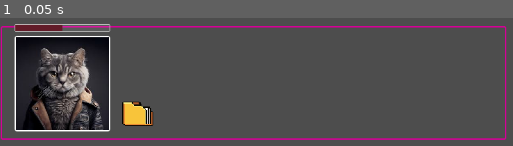
Above: before the commit, frame 1.
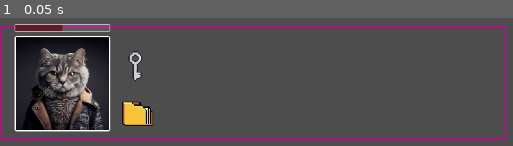
Above: after the commit, the same moment.

Repository: u1988492/PracGrupalGodot
Game: Godot game, scene res://ESCENAS/UI/gameui.tscn
The game is run twice, just before and just after one commit, with the same random seed, the same clock (stepped at 60 frames per second) and the same inputs. This scene is started directly instead of the project's main scene.
Inputs:
- Up to frame 1 (0.05 s): no input

The runs differ from the first frame. In frame 1, 0.3% of the frame differs, in the area x 24-28%, y 25-50%.

Commit message:
Update gameui.tscn

Diff:
--- a/ESCENAS/UI/gameui.tscn
+++ b/ESCENAS/UI/gameui.tscn
@@ -1,7 +1,7 @@
 [gd_scene load_steps=10 format=3 uid="uid://8gogt4q6mif3"]
 
 [ext_resource type="Texture2D" uid="uid://cn4plmbr65tdo" path="res://ASSETS/ITEMS/libreta.png" id="1_ymexq"]
-[ext_resource type="Texture2D" path="res://ASSETS/ITEMS/pixel-art-key/key-white.png" id="2_4uq3a"]
+[ext_resource type="Texture2D" uid="uid://r8r2p5erwiep" path="res://ASSETS/ITEMS/key-white.png" id="2_rfn3c"]
 [ext_resource type="Theme" uid="uid://bd5bdhqljmove" path="res://ASSETS/THEMES/deafaulttheme.tres" id="3_6x18i"]
 [ext_resource type="Script" path="res://SCRIPTS/UI/health.gd" id="4_r2fir"]
 [ext_resource type="Texture2D" uid="uid://ofxpomcmamqi" path="res://ESCENAS/UI/gato.jpeg" id="5_342hs"]
@@ -77,7 +77,7 @@
 [node name="Sprite2D" type="Sprite2D" parent="barra/llave"]
 position = Vector2(23, 24)
 scale = Vector2(1.53846, 1.53846)
-texture = ExtResource("2_4uq3a")
+texture = ExtResource("2_rfn3c")
 region_enabled = true
 region_rect = Rect2(10, 4, 13, 28)
 
